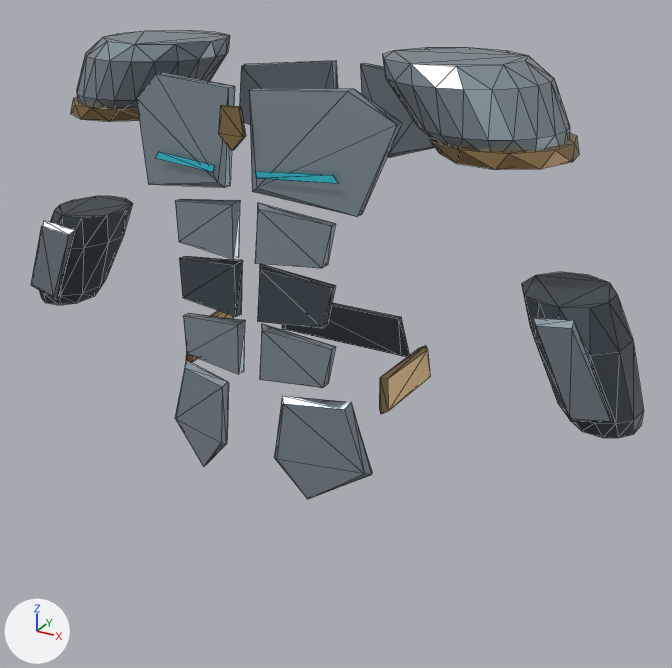
Before and after pictures for a commit that changed the glTF model assets/3d/equipment/ancient-ruins-v1/armor-low.glb.
One viewpoint serves both versions: a 50 mm lens placed at (0.765, -1.275, 1.723), pointed at (0.044, 0.038, 1.067). Lighting does not change. The marker at lower left points along +X, +Y and +Z. The first picture is the older version. Mesh edges are drawn as thin lines. Vertices at exactly the same position are counted once.

Script lines for the objects in view, before the commit:
```python
me_pectoral_titanium__1 = bpy.data.meshes.new('Pectoral_Titanium_-1')
me_pectoral_titanium__1.from_pydata(...)  # 475 vertices, 838 faces; spans x -0.58..0.58, y -0.191..0.198, z 0.864..1.554
# faces by material slot: [470, 12, 224, 132]
me_pectoral_titanium__1.materials.append(mat_relic_satin_titanium)  # grey #99aab3
me_pectoral_titanium__1.materials.append(mat_relic_quiet_cyan)  # cyan #2c9eaf
me_pectoral_titanium__1.materials.append(mat_relic_dark_ceramic)  # greyish blue #404d55
me_pectoral_titanium__1.materials.append(mat_relic_aged_champagne)  # brown #a68b61
ob_cw_relic_armor = bpy.data.objects.new('CW_Relic_armor', me_pectoral_titanium__1)
ob_cw_relic_armor.location = (0.0, 0.0, 0.0)
```
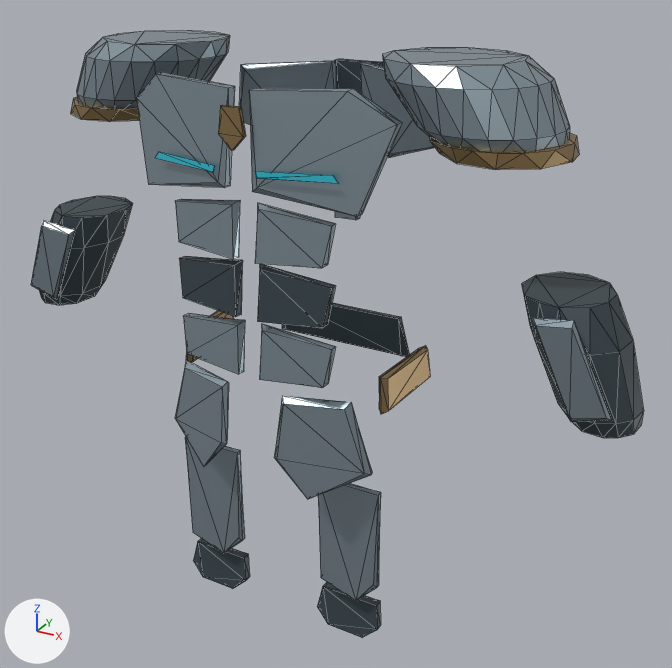
Where the change shows, as pixel boxes [x1, y1, x2, y2] in the pictures (672 x 668 px):
'CW_Relic_armor', reshaped (29% taller)
    before: [31, 30, 644, 500]
    after: [31, 30, 644, 638]
part 1 of me_pectoral_titanium__1, built on
    before: [43, 61, 611, 423]
    after: [43, 59, 612, 638]

What the commit changed:
me_pectoral_titanium__1 is used by ob_cw_relic_armor; location (0.0, 0.0, 0.0).
me_pectoral_titanium__1 had 475 vertices, 838 faces and spanned x -0.58..0.58, y -0.191..0.198, z 0.864..1.554.
me_pectoral_titanium__1 now has 550 vertices, 964 faces and spans x -0.58..0.58, y -0.191..0.205, z 0.553..1.554.
Part 1, on me_pectoral_titanium__1:
11 vertices are removed from x -0.51..0.551, y -0.11..0.116, z 1.067..1.498.
61 faces are deleted.
75 vertices are added at x -0.519..0.552, y -0.114..0.205, z 0.553..1.51.
6 new vertices lie (0.001, -0.014, 0.0) away from vertices in x -0.203..0.194, y -0.086..-0.074, z 0.553..0.624.
5 new vertices lie (0.0, 0.015, 0.0) away from vertices in x -0.194..0.086, y -0.089..0.159, z 0.624..1.405.
71 new faces join them, mat_relic_satin_titanium (grey #99aab3).
76 new faces join them, mat_relic_dark_ceramic (greyish blue #404d55).
40 new faces join them, mat_relic_aged_champagne (brown #a68b61).
